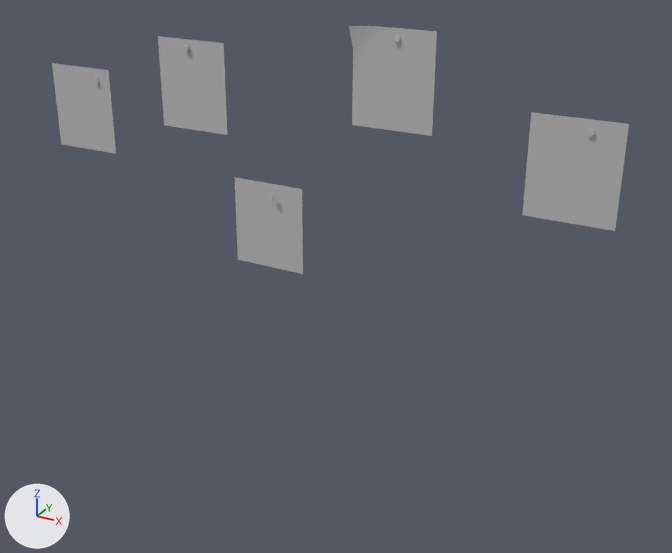
The FBX model Assets/Meshes/Objects/Clues/Polaroids.fbx, before and after one commit.
One viewpoint serves both versions: a 50 mm camera at (2.02, -4.56, 3.83) aimed at (0.07, -1.02, 2.06). Lighting does not change. The marker at lower left points along +X, +Y and +Z. Where no turn or scale is listed for an object, it has been applied to the vertices.

In view in the first picture: 'Polaroid001', 'Polaroid002', 'Polaroid003', 'Polaroid004', 'Polaroid005', 'Punaise3'.
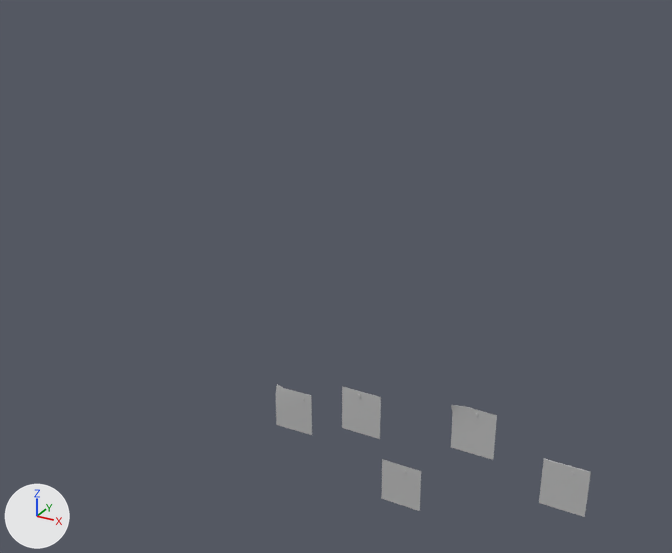
Pixel boxes (x1, y1, x2, y2) of what changed, in the pictures (672 x 553 px):
'Polaroid004', reshaped, moved (47% narrower, 50% shorter)
    before: (349, 26, 437, 136)
    after: (451, 405, 497, 460)
'Polaroid005', deleted
    before: (522, 112, 629, 231)
'Polaroid002', deleted
    before: (158, 36, 228, 135)
'Polaroid003', deleted
    before: (235, 177, 303, 274)
'Polaroid001', deleted
    before: (52, 63, 116, 154)
'Polaroid05', added
    after: (539, 459, 591, 517)
'Polaroid02', added
    after: (342, 386, 381, 439)
'Polaroid03', added
    after: (381, 459, 421, 511)
'Polaroid01', added
    after: (276, 384, 312, 435)
'Punaise3', moved (not visible afterwards)
    before: (393, 35, 401, 42)

The change, as a diff of the scene's bpy script:
```diff
--- a/Assets/Meshes/Objects/Clues/Polaroids.fbx.py
+++ b/Assets/Meshes/Objects/Clues/Polaroids.fbx.py
@@ me_mesh_003 @@
 # used by ob_polaroid004; location = (0.955, -2.034, 3.094)
-me_mesh_003.from_pydata(...)  # 16 vertices, 9 faces; spans x -0.27..0.0, y -0.026..0.003, z 0.0..0.306
+me_mesh_003.from_pydata(...)  # 32 vertices, 30 faces; spans x -0.132..0.142, y -0.023..0.01, z -0.155..0.154
+# me_mesh_003 part 1: the whole mesh is rebuilt
 me_mesh_003.materials.append(mat_lambert1)
@@ me_mesh_002_1 @@
+me_mesh_002_1.from_pydata(...)  # 32 vertices, 30 faces; spans x -0.135..0.135, y -0.003..0.005, z -0.153..0.153
+me_mesh_002_1.materials.append(mat_lambert1)  # grey #bcbcbc
@@ me_mesh_1 @@
+me_mesh_1.from_pydata(...)  # 32 vertices, 30 faces; spans x -0.136..0.137, y -0.003..0.019, z -0.153..0.153
+me_mesh_1.materials.append(mat_lambert1)  # grey #bcbcbc
@@ me_mesh_004_1 @@
+me_mesh_004_1.from_pydata(...)  # 32 vertices, 30 faces; spans x -0.129..0.142, y -0.003..0.005, z -0.151..0.155
+me_mesh_004_1.materials.append(mat_lambert1)  # grey #bcbcbc
@@ me_mesh_001_1 @@
+me_mesh_001_1.from_pydata(...)  # 32 vertices, 30 faces; spans x -0.135..0.135, y -0.006..0.002, z -0.154..0.154
+me_mesh_001_1.materials.append(mat_lambert1)  # grey #bcbcbc
@@ ob_polaroid004 @@
 ob_polaroid004 = bpy.data.objects.new('Polaroid004', me_mesh_003)
-ob_polaroid004.location = (0.955, -2.034, 3.094)
+ob_polaroid004.location = (0.462, -0.062, 0.775)
@@ ob_polaroid003 @@
-ob_polaroid003 = bpy.data.objects.new('Polaroid003', me_mesh_002)
-ob_polaroid003.location = (0.498, -2.034, 2.548)
@@ ob_polaroid002 @@
-ob_polaroid002 = bpy.data.objects.new('Polaroid002', me_mesh_001)
-ob_polaroid002.location = (0.209, -2.034, 3.0)
@@ ob_punaise3 @@
 ob_punaise3 = bpy.data.objects.new('Punaise3', me_mesh_008)
-ob_punaise3.location = (-0.405, -2.036, 3.111)
+ob_punaise3.location = (-0.756, -0.064, 0.638)
@@ ob_polaroid005 @@
-ob_polaroid005 = bpy.data.objects.new('Polaroid005', me_mesh_004)
-ob_polaroid005.location = (1.522, -2.034, 2.894)
@@ ob_polaroid001 @@
-ob_polaroid001 = bpy.data.objects.new('Polaroid001', me_mesh)
-ob_polaroid001.location = (-0.295, -2.032, 2.864)
@@ ob_polaroid03 @@
+ob_polaroid03 = bpy.data.objects.new('Polaroid03', me_mesh_002_1)
+ob_polaroid03.location = (0.013, -0.057, 0.227)
@@ ob_polaroid01 @@
+ob_polaroid01 = bpy.data.objects.new('Polaroid01', me_mesh_1)
+ob_polaroid01.location = (-0.78, -0.057, 0.544)
@@ ob_polaroid05 @@
+ob_polaroid05 = bpy.data.objects.new('Polaroid05', me_mesh_004_1)
+ob_polaroid05.location = (1.029, -0.062, 0.571)
@@ ob_polaroid02 @@
+ob_polaroid02 = bpy.data.objects.new('Polaroid02', me_mesh_001_1)
+ob_polaroid02.location = (-0.277, -0.057, 0.679)
```
